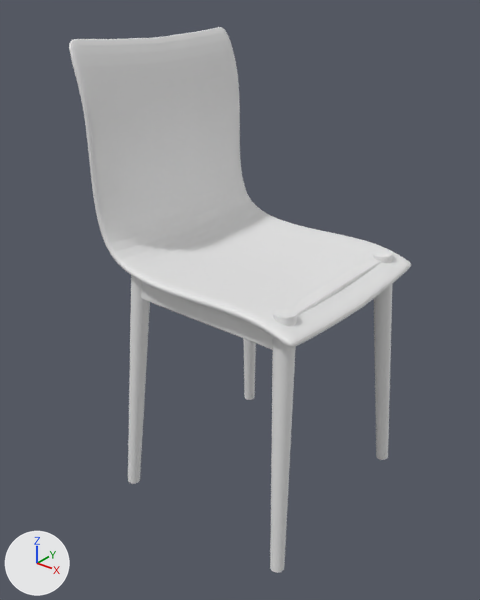
One commit to the Blender file Models/Main level/Clutter Room/chair.blend: the scene before it, then after it.
Before and after are seen from a camera (50 mm lens) standing at (3.39, -4.6, 2.28) and looking at (-0.18, -0.14, -0.49). Lighting does not change. The marker at lower left points along +X, +Y and +Z.

Script lines for the objects in view, before the commit:
```python
ob_cube = bpy.data.objects.new('Cube', me_cube_001)
ob_cube.location = (0.0, 0.0, -1.12)
ob_cube_001 = bpy.data.objects.new('Cube.001', me_cube_002)
ob_cube_001.location = (0.76, 0.0, -0.27)
ob_cylinder = bpy.data.objects.new('Cylinder', me_cylinder)
ob_cylinder.location = (-0.77, 0.82, -0.22)
ob_cylinder.scale = (0.0938, 0.0938, 0.0938)
ob_plane = bpy.data.objects.new('Plane', me_plane)
ob_plane.location = (0.0, 0.0, 0.0)
```
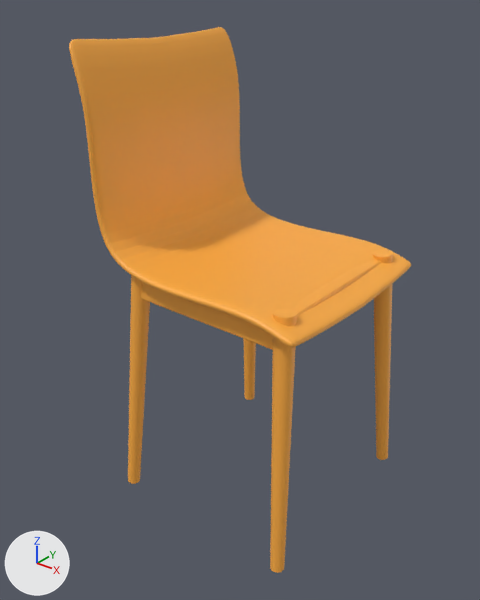
Changed parts and their boxes [x1, y1, x2, y2] in the pictures (480 x 600 px):
'Plane', recoloured (white to orange)
    both: [69, 27, 411, 347]
'Cylinder', recoloured (grey to orange)
    both: [128, 249, 393, 573]
'Cube', recoloured
    both: [141, 283, 273, 350]
'Cube.001', recoloured (white to orange)
    both: [292, 260, 381, 316]

The change, as a list of edits to the scene's bpy script:
```text
Add mat_material_003:
    mat_material_003 = principled_material('Material.003')
    mat_material_003.base_color = (1.0, 0.423, 0.0545)  # orange #ffae42
Add mat_material_002:
    mat_material_002 = principled_material('Material.002')
    mat_material_002.base_color = (1.0, 0.423, 0.0545)  # orange #ffae42
Add mat_material_004:
    mat_material_004 = principled_material('Material.004')
    mat_material_004.base_color = (1.0, 0.423, 0.0545)  # orange #ffae42
Add mat_material_001:
    mat_material_001 = principled_material('Material.001')
    mat_material_001.base_color = (1.0, 0.423, 0.0545)  # orange #ffae42
Change me_plane:
    where me_plane.from_pydata(...)  # 88 vertices, 86 faces; spans x -1.33..1.05, y -1.02..0.0, z -0.28..1.87
    add me_plane.materials.append(mat_material_001)  # orange #ffae42
Change me_cube_001:
    where me_cube_001.from_pydata(...)  # 24 vertices, 22 faces; spans x -0.84..0.84, y -0.89..-0.76, z 0.74..1.06
    add me_cube_001.materials.append(mat_material_004)  # orange #ffae42
Change me_cylinder:
    where me_cylinder.from_pydata(...)  # 64 vertices, 34 faces; spans x -2.4..0.8, y -1.3..2.5, z -24.3..1.9
    add me_cylinder.materials.append(mat_material_002)  # orange #ffae42
Change me_cube_002:
    where me_cube_002.from_pydata(...)  # 8 vertices, 6 faces; spans x -0.06..0.06, y -0.84..0.84, z -0.11..0.18
    add me_cube_002.materials.append(mat_material_003)  # orange #ffae42
```
